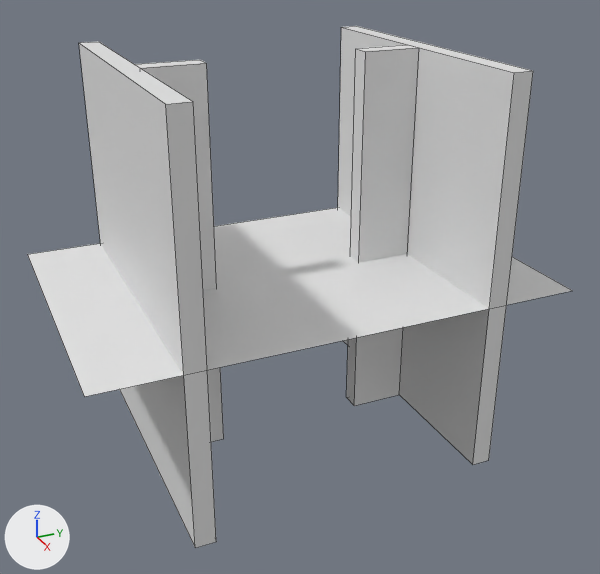
The Blender file bhdx/blender/noteasy/16_4.blend, before and after one commit.
One viewpoint serves both versions: a 50 mm camera at (28.66, -15.72, 16.3) aimed at (-7.06, 0.35, -1.56). Every picture has the same lights, and +X, +Y and +Z are marked at lower left. Mesh edges are drawn as thin lines.

Script lines for the objects in view, before the commit:
```python
me_cube_003 = bpy.data.meshes.new('Cube.003')
me_cube_003.from_pydata(...)  # a box spanning x -8.0..8.0, y -0.1..0.1, z -10.0..10.0
me_cube_004 = bpy.data.meshes.new('Cube.004')
me_cube_004.from_pydata(...)  # a box spanning x -8.0..8.0, y -0.1..0.1, z -10.0..10.0
me_cube_066 = bpy.data.meshes.new('Cube.066')
me_cube_066.from_pydata(...)  # a box spanning x -8.0..8.0, y -0.1..0.1, z -10.0..10.0
ob_cube_002 = bpy.data.objects.new('Cube.002', me_cube_066)
ob_cube_002.location = (-8.0, 7.5, 0.0)
ob_cube_002.scale = (1.0, 5.0, 1.0)
ob_cube_003 = bpy.data.objects.new('Cube.003', me_cube_003)
ob_cube_003.location = (-8.0, -5.5, 0.0)
ob_cube_003.scale = (0.0625, 15.0, 1.0)
ob_cube_004 = bpy.data.objects.new('Cube.004', me_cube_004)
ob_cube_004.location = (-8.0, 5.5, 0.0)
ob_cube_004.scale = (0.0625, 15.0, 1.0)
# also in view: 'Plane' at (-8.0, 0.0, -1.0); 'Cube.001' at (-8.0, -7.5, 0.0)
```
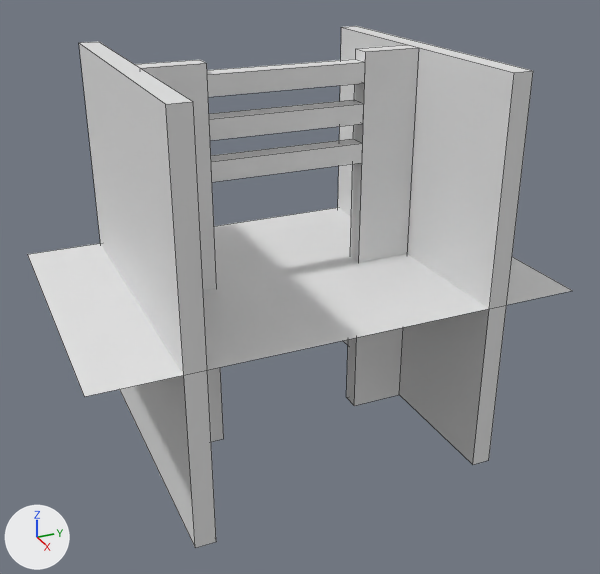
Where the change shows, as pixel boxes [x1, y1, x2, y2] in the pictures (600 x 574 px):
```json
{"object": "Cube.007", "change": "added", "after": [207, 59, 365, 97]}
{"object": "Cube.006", "change": "added", "after": [209, 100, 364, 140]}
{"object": "Cube.005", "change": "added", "after": [211, 139, 363, 182]}
```

The change, as JSON lines over the scene's bpy script:
```json
{"op": "add", "block": "ob_cube_007", "code": ["ob_cube_007 = bpy.data.objects.new('Cube.007', me_cube_004.copy())  # the mesh of ob_cube_004", "ob_cube_007.location = (-8.0, 0.0, 9.0)", "ob_cube_007.scale = (0.0625, 40.0, 0.05)"]}
{"op": "add", "block": "ob_cube_006", "code": ["ob_cube_006 = bpy.data.objects.new('Cube.006', me_cube_004.copy())  # the mesh of ob_cube_004", "ob_cube_006.location = (-8.0, 0.0, 7.0)", "ob_cube_006.scale = (0.0625, 40.0, 0.05)"]}
{"op": "add", "block": "ob_cube_005", "code": ["ob_cube_005 = bpy.data.objects.new('Cube.005', me_cube_004.copy())  # the mesh of ob_cube_004", "ob_cube_005.location = (-8.0, 0.0, 5.0)", "ob_cube_005.scale = (0.0625, 40.0, 0.05)"]}
```
